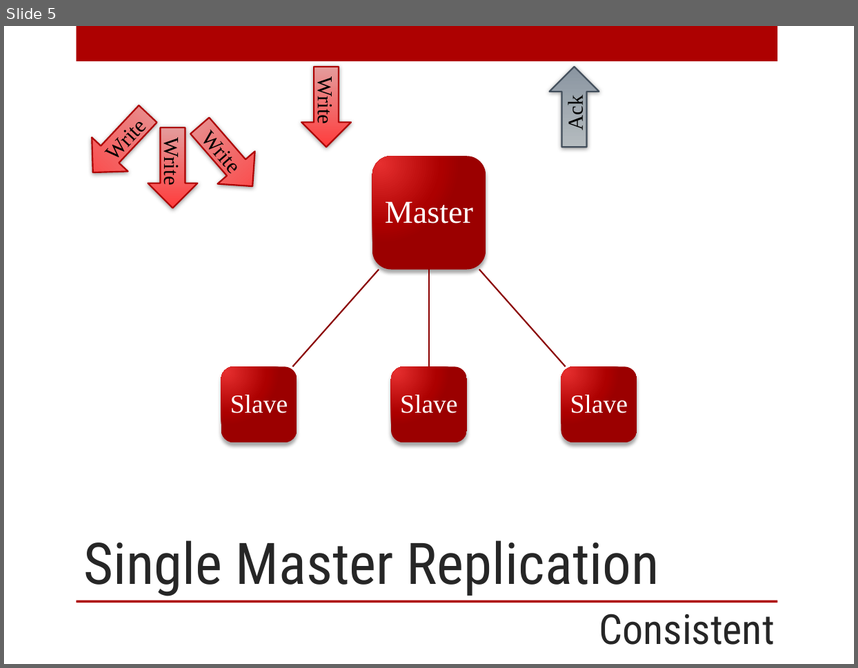
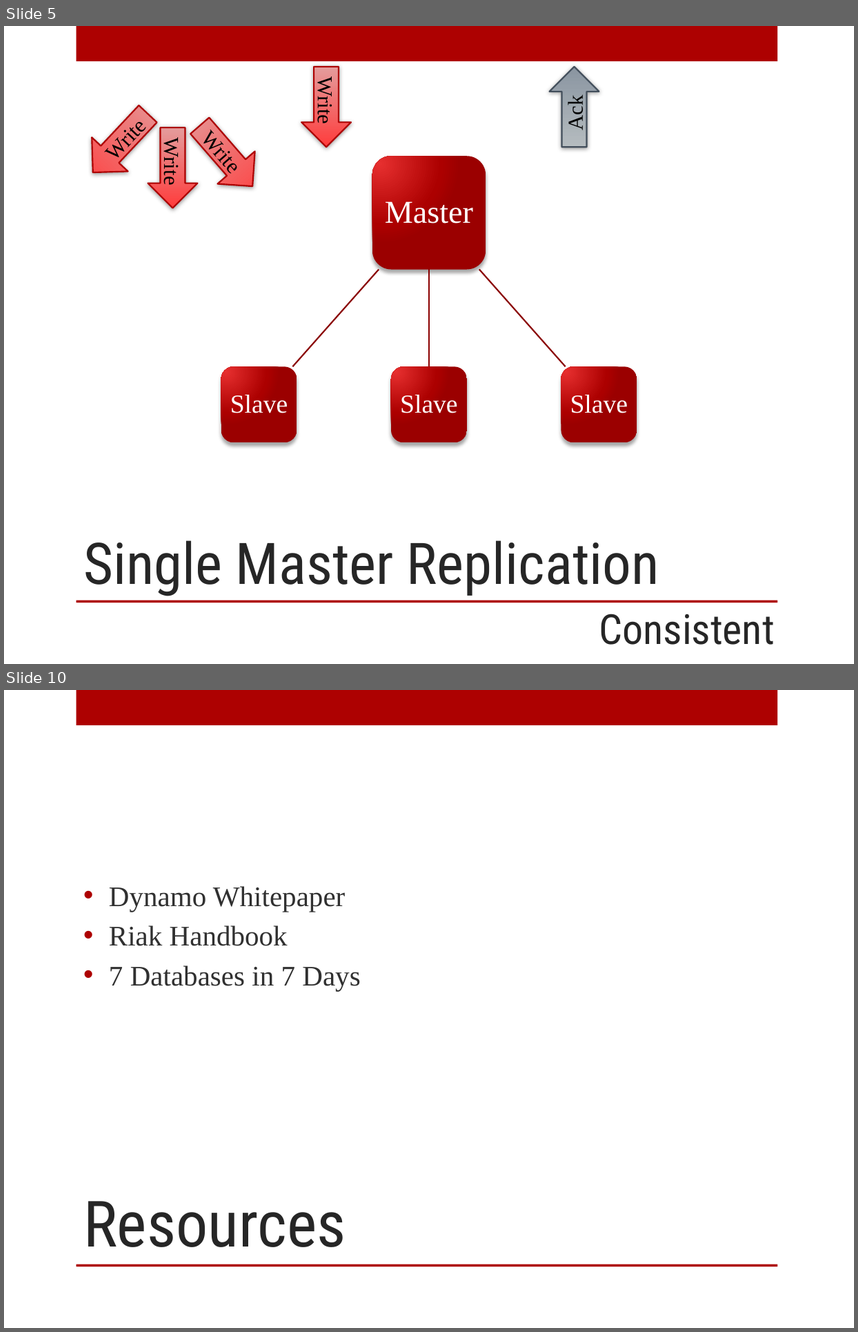
Before and after one commit to digitalBush/nosql-smackdown-talk, a slide deck: nosql-smackdown.pptx. Shown one above the other, each under a label of ours: slide 5 before the commit, slides 5 and 10 after it; the slides between them are not shown. The pictures are 858x668 and 858x1332 pixels, drawn with LibreOffice and Linux fonts; fonts in the diff are those of the drawing. Boxes give left, top, right and bottom in pixels: in the first picture for what was removed or moved away, otherwise in the second. Text is boxed around its words. In the diff, an @@ line names an element or a change of style, - is before the commit and + after.

```diff
--- a/nosql-smackdown.pptx
+++ b/nosql-smackdown.pptx
@@ slide 10 added at box(4, 690, 854, 1328), background #FFFFFF; not listed: 2 template elements that a slide beside it also shows @@
@@ text added at box(109, 886, 360, 990), 24 pt, text #303030 @@
+• Dynamo Whitepaper
+• Riak Handbook
+• 7 Databases in 7 Days
@@ title added at box(83, 1201, 346, 1247), 54 pt, text #262626 @@
+Resources
```
Also in this commit, not shown: 4 other slides added.
